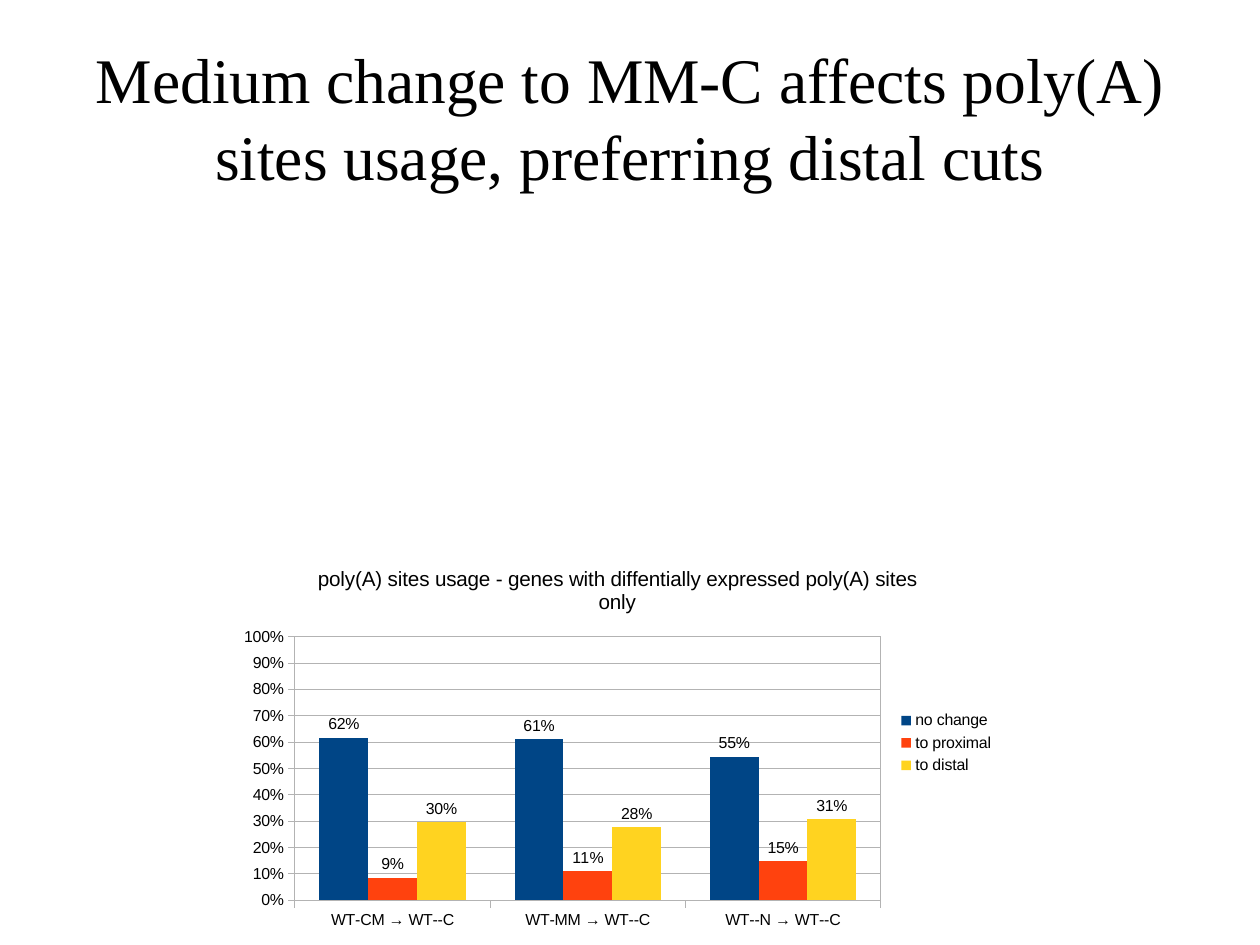
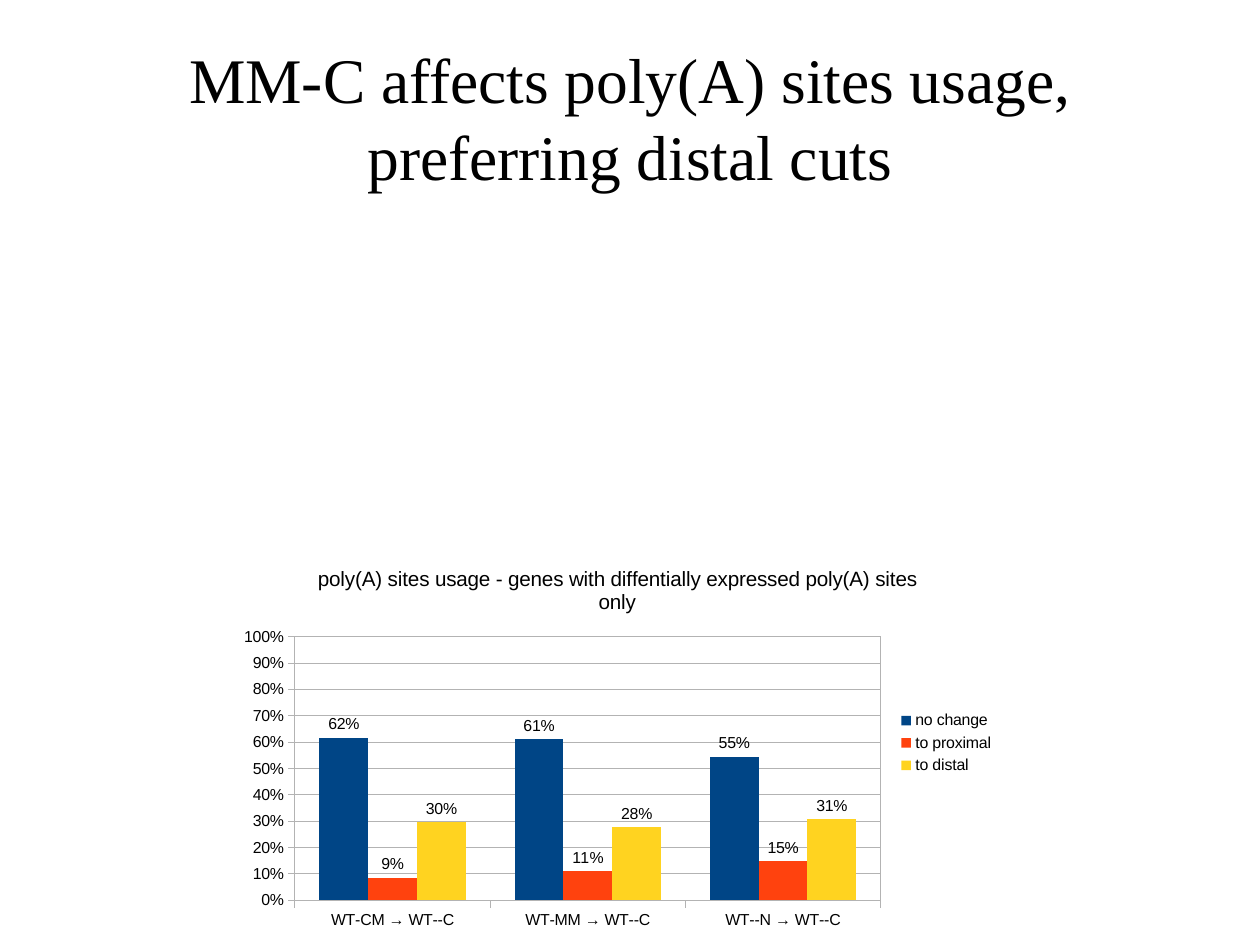
Before and after one commit to wilkinsonlab/m-oryzae-polya, a slide deck: slide 25 of doc/oryzae_presentation.odp (slide 24 before the commit). Drawn at 1260x945 pixels with LibreOffice and Linux fonts; fonts in the diff are those of the drawing. Boxes give left, top, right and bottom in pixels: in the first picture for what was removed or moved away, otherwise in the second. Text is boxed around its words. In the diff, an @@ line names an element or a change of style, - is before the commit and + after.

```diff
--- a/doc/oryzae_presentation.odp
+++ b/doc/oryzae_presentation.odp
@@ title at (189,58,1070,191): text changed @@
-Medium change to MM-C affects poly(A) sites usage, preferring distal cuts
+MM-C affects poly(A) sites usage, preferring distal cuts
```
Also in this commit, not shown: 15 other slides changed, 3 slides added, 1 slide removed, 4 other files.
